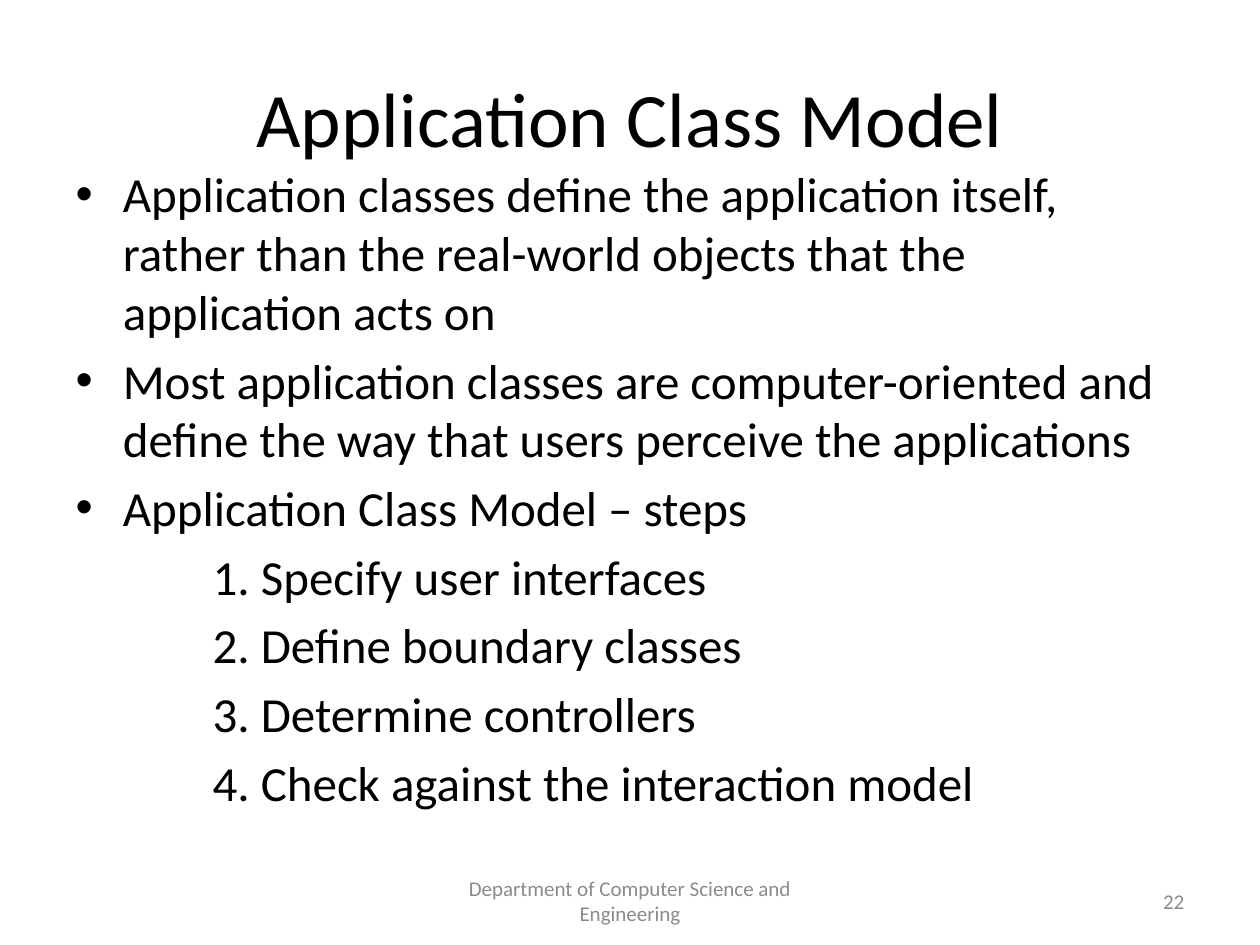
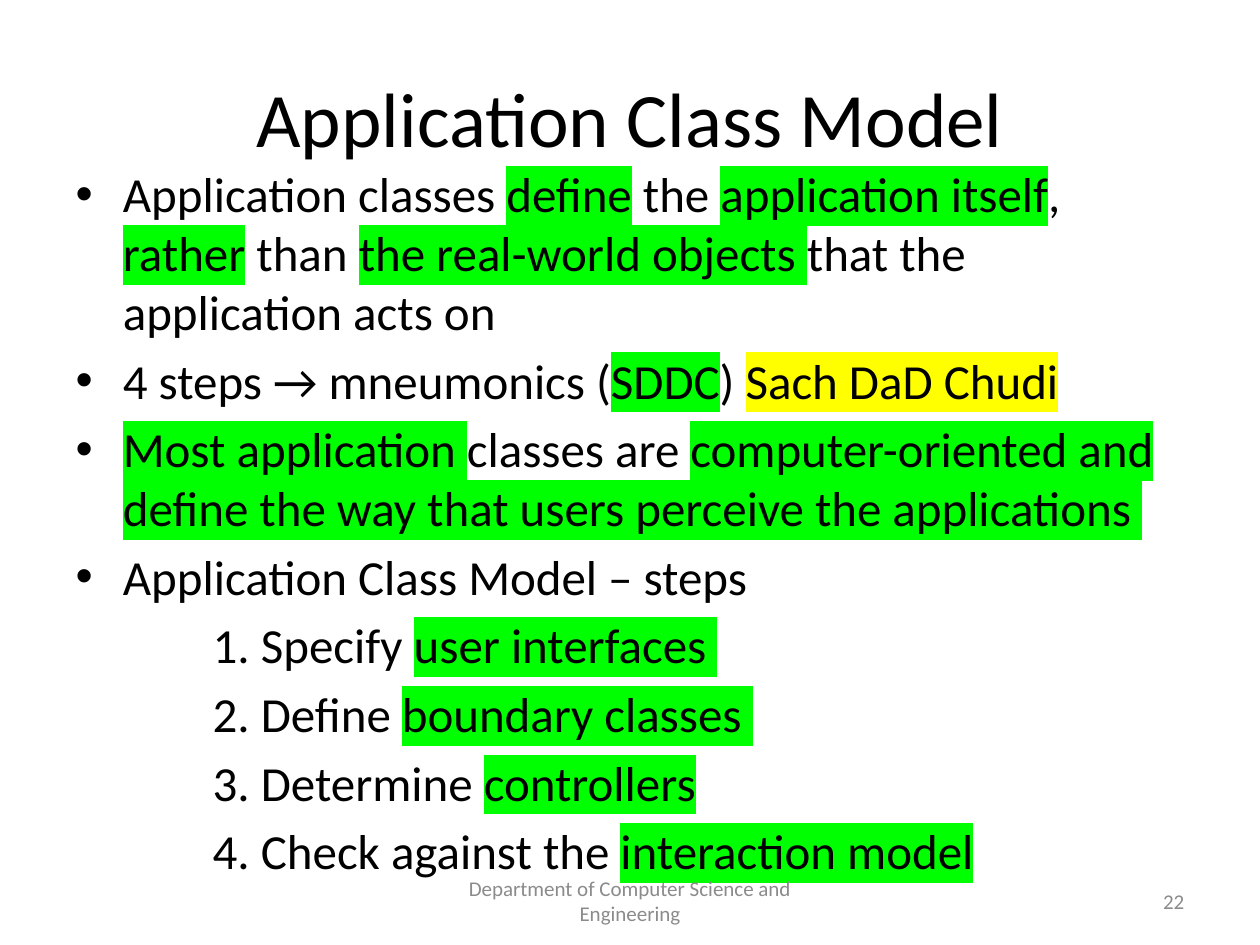
Before and after one commit to spiman9/BE-CSE, a slide deck: slide 22 of SEM-5/OOMD/Unit 5/Unit5_Application Analysis.pptx. Drawn at 1260x945 pixels with LibreOffice and Linux fonts; fonts in the diff are those of the drawing. Boxes give left, top, right and bottom in pixels: in the first picture for what was removed or moved away, otherwise in the second. Text is boxed around its words. In the diff, an @@ line names an element or a change of style, - is before the commit and + after.

```diff
--- a/SEM-5/OOMD/Unit 5/Unit5_Application Analysis.pptx
+++ b/SEM-5/OOMD/Unit 5/Unit5_Application Analysis.pptx
@@ text at <box>123,172,1153,802</box>: highlight none to #00FF00 in "define application itself, rather the real-world objects", "Most application computer-oriented and define the way ...", "user interfaces", "boundary classes" and 2 more places @@
@@ text at <box>123,358,1058,410</box>: paragraph added @@
+• 4 steps → mneumonics (SDDC) Sach DaD Chudi
```
Also in this commit, not shown: 25 other slides changed, 2 other files.
